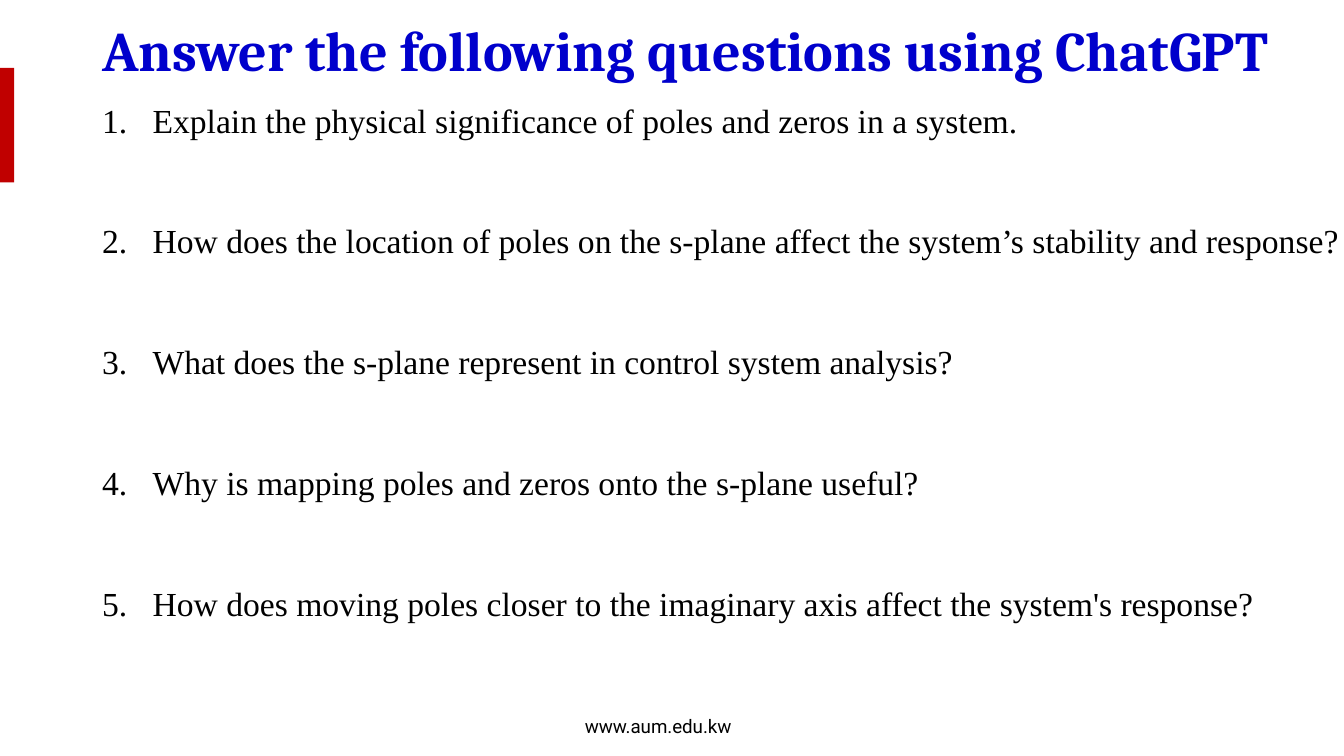
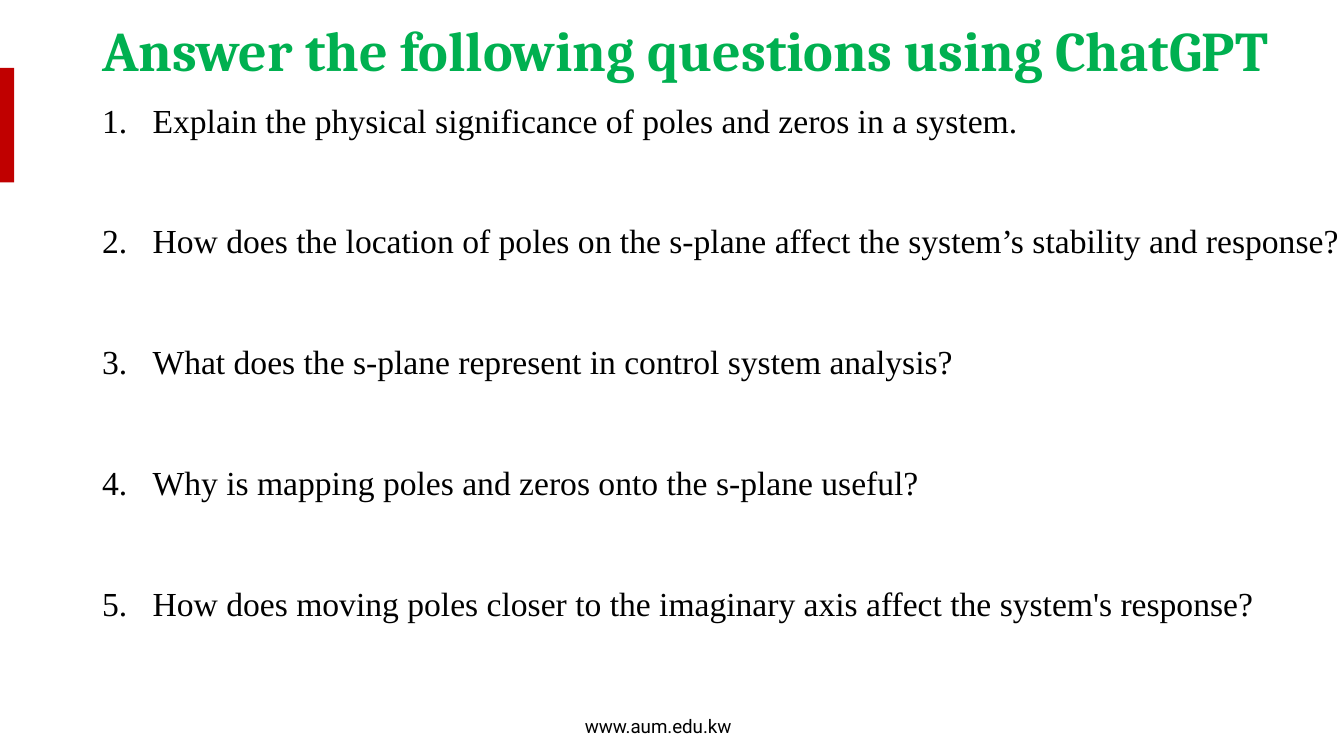
Before and after one commit to salmanrazzaq1993/AUM-WORK, a slide deck: slide 29 of PP WORK/Instructor Version/Week 9/Week 9 Lecture 2 - Poles and Zeros.pptx (slide 26 before the commit). Drawn at 1344x756 pixels with LibreOffice and Linux fonts; fonts in the diff are those of the drawing; background and template pictures are left out. Boxes give left, top, right and bottom in pixels: in the first picture for what was removed or moved away, otherwise in the second. Text is boxed around its words. In the diff, an @@ line names an element or a change of style, - is before the commit and + after.

```diff
--- a/PP WORK/Instructor Version/Week 9/Week 9 Lecture 2 - Poles and Zeros.pptx
+++ b/PP WORK/Instructor Version/Week 9/Week 9 Lecture 2 - Poles and Zeros.pptx
@@ text "Answer the following questions using ..." at bbox=[102, 31, 1268, 84]: text colour #0000CC to #00B050 @@
```
Also in this commit, not shown: 6 other slides changed, 3 slides added.
